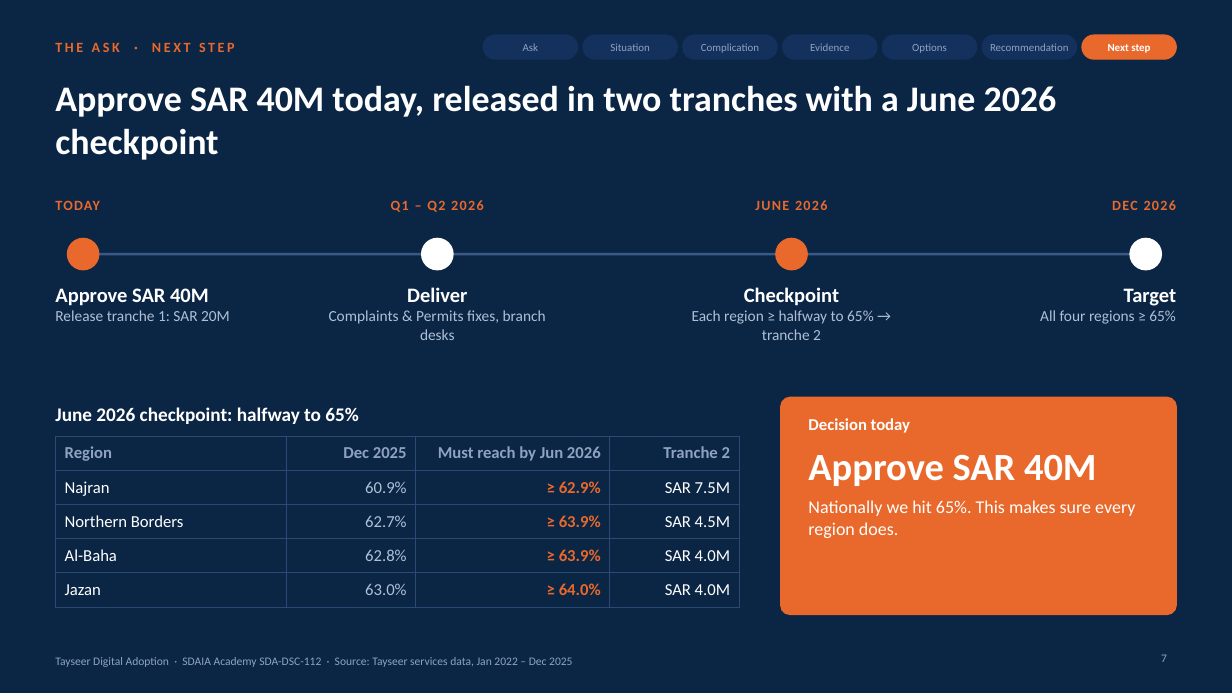
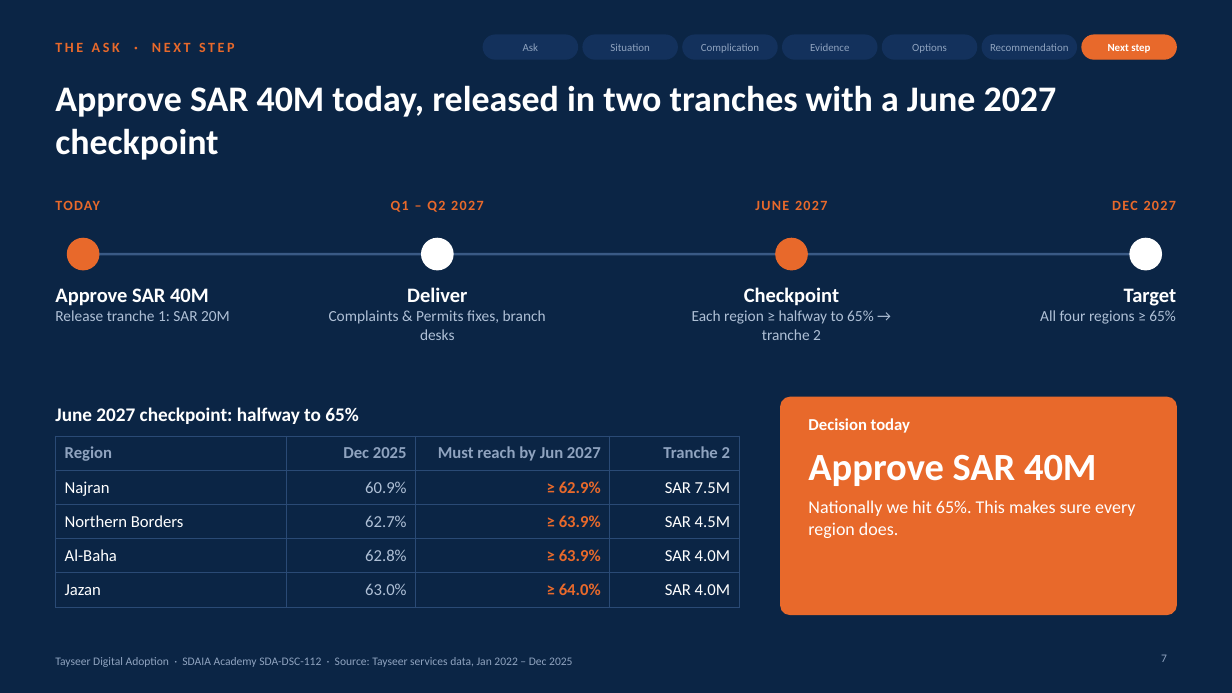
Before and after one commit to yalmutairi72-cpu/tayseer-capstone, a slide deck: slide 7 of presentation/Tayseer_Capstone_Executive_Story.pptx. Drawn at 1232x693 pixels with LibreOffice and Linux fonts; fonts in the diff are those of the drawing. Boxes give left, top, right and bottom in pixels: in the first picture for what was removed or moved away, otherwise in the second. Text is boxed around its words. In the diff, an @@ line names an element or a change of style, - is before the commit and + after.

```diff
--- a/presentation/Tayseer_Capstone_Executive_Story.pptx
+++ b/presentation/Tayseer_Capstone_Executive_Story.pptx
@@ text at (55, 85, 1057, 160): text changed @@
-Approve SAR 40M today, released in two tranches with a June 2026 checkpoint
+Approve SAR 40M today, released in two tranches with a June 2027 checkpoint
@@ text at (391, 200, 483, 212): text changed @@
-Q1 – Q2 2026
+Q1 – Q2 2027
@@ text at (755, 200, 827, 210): text changed @@
-JUNE 2026
+JUNE 2027
@@ text at (1112, 200, 1176, 210): text changed @@
-DEC 2026
+DEC 2027
@@ text at (55, 407, 359, 424): text changed @@
-June 2026 checkpoint: halfway to 65%
+June 2027 checkpoint: halfway to 65%
@@ table at (55, 436, 739, 599) @@
-row 1, column 3: Must reach by Jun 2026
+row 1, column 3: Must reach by Jun 2027
```
Also in this commit, not shown: 2 other slides changed, 7 other files.
